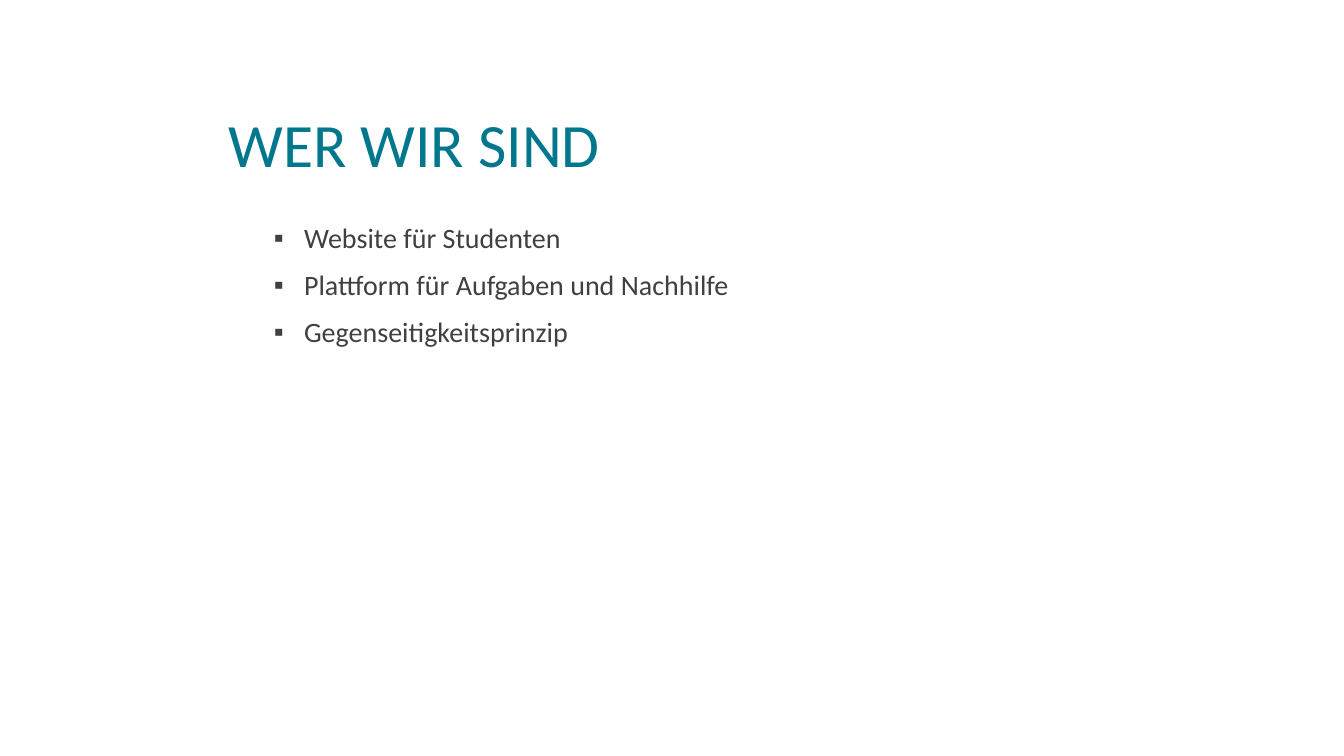
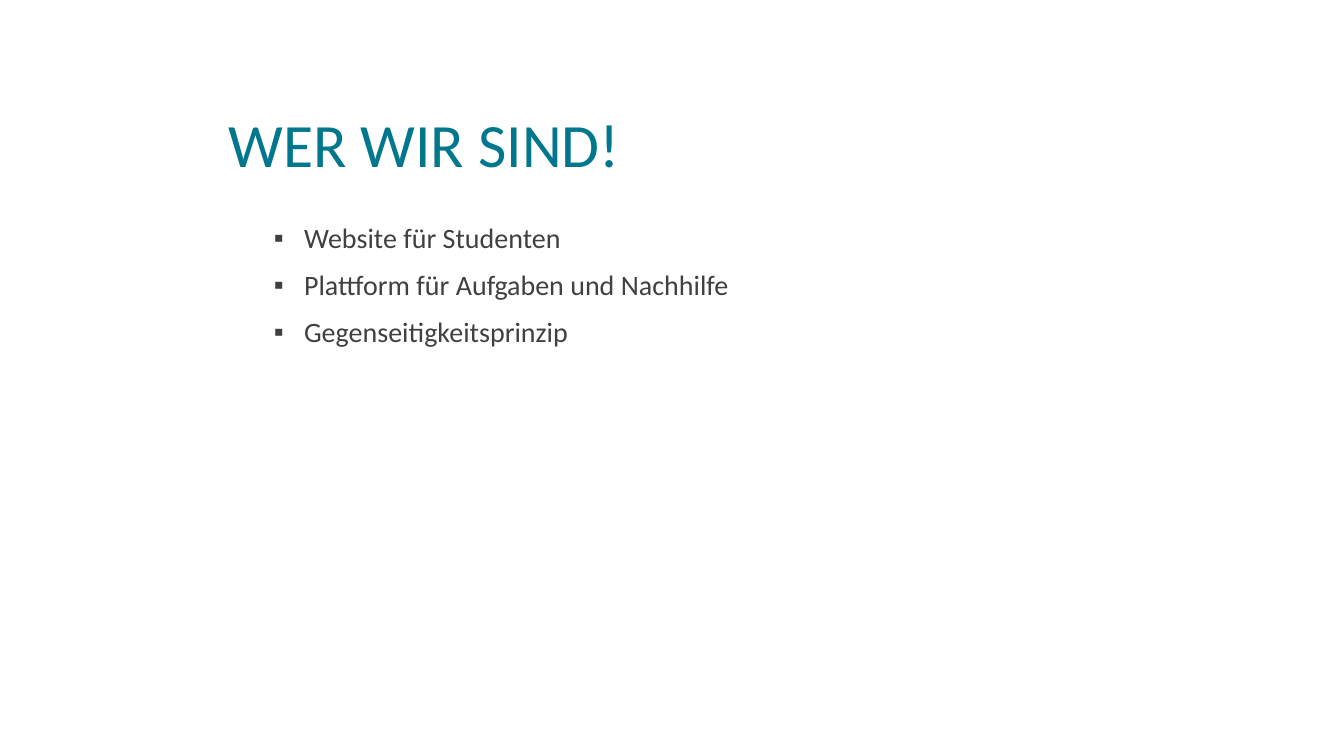
Before and after one commit to magharmi/StudentenFuerStudenten, a slide deck: slide 3 of websitePPneu.pptx. Drawn at 1344x756 pixels with LibreOffice and Linux fonts; fonts in the diff are those of the drawing; background and template pictures are left out. Boxes give left, top, right and bottom in pixels: in the first picture for what was removed or moved away, otherwise in the second. Text is boxed around its words. In the diff, an @@ line names an element or a change of style, - is before the commit and + after.

```diff
--- a/websitePPneu.pptx
+++ b/websitePPneu.pptx
@@ title at (228, 125, 619, 168): text changed @@
-WER WIR SIND
+WER WIR SIND!
```
Also in this commit, not shown: 2 other slides changed.
